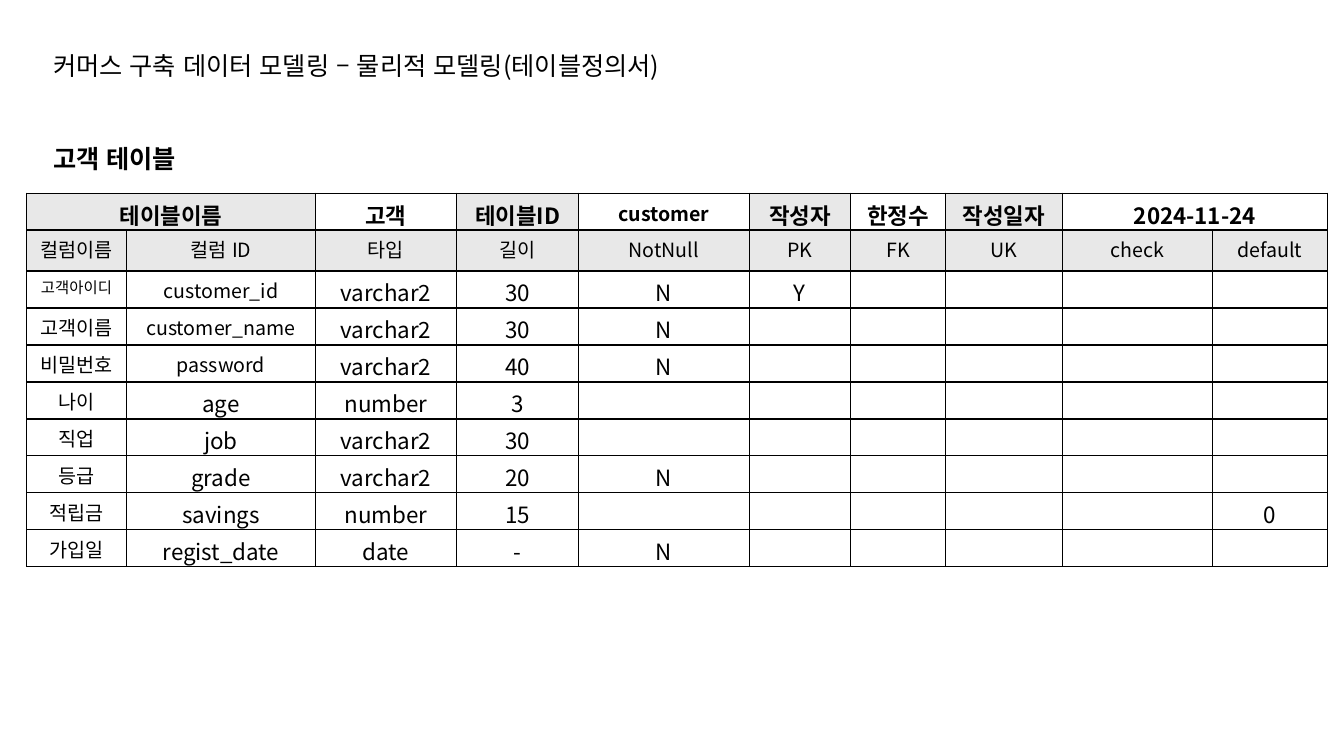
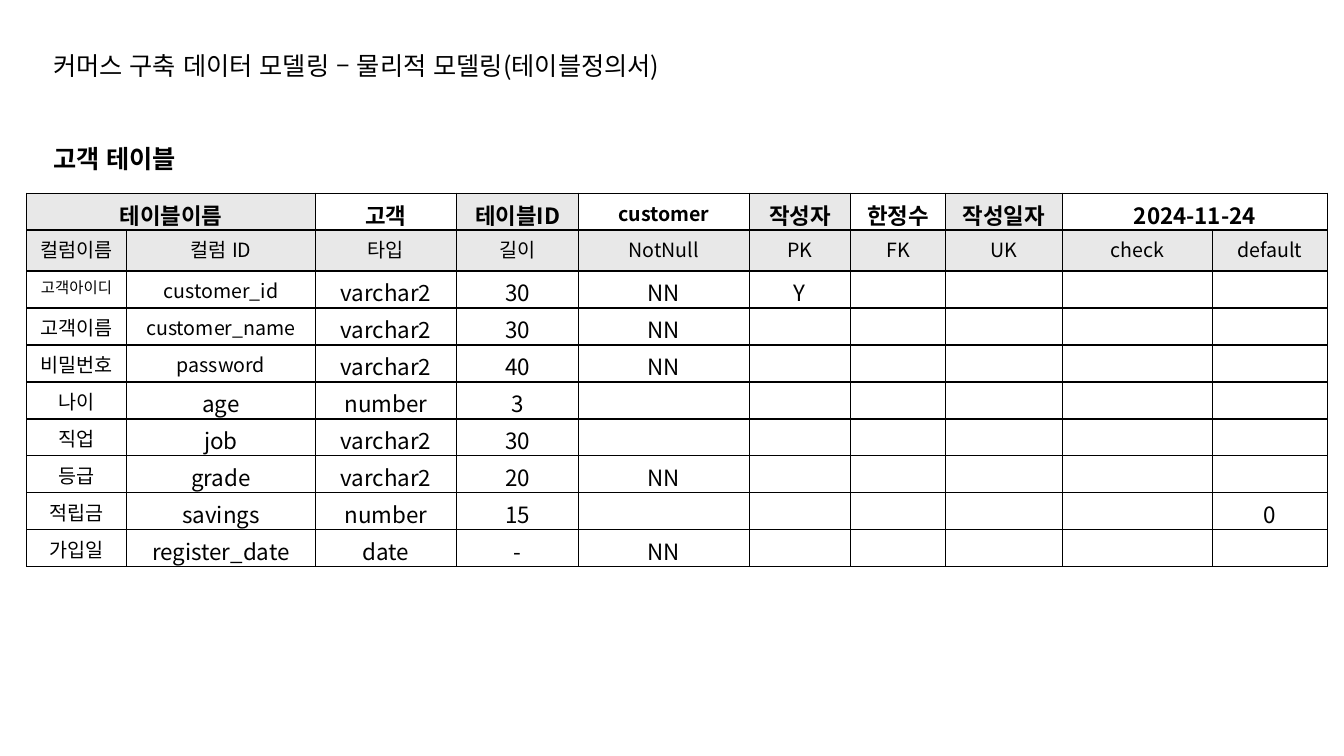
Before and after one commit to intrager/erd-practice, a slide deck: slide 4 of e-commerce/commerce.pptx. Drawn at 1344x756 pixels with LibreOffice and Linux fonts; fonts in the diff are those of the drawing. Boxes give left, top, right and bottom in pixels: in the first picture for what was removed or moved away, otherwise in the second. Text is boxed around its words. In the diff, an @@ line names an element or a change of style, - is before the commit and + after.

```diff
--- a/e-commerce/commerce.pptx
+++ b/e-commerce/commerce.pptx
@@ table at <box>27,194,1329,570</box> @@
-row 3, column 5: N
+row 3, column 5: NN
-row 4, column 5: N
+row 4, column 5: NN
-row 5, column 5: N
+row 5, column 5: NN
-row 8, column 5: N
+row 8, column 5: NN
-row 10, column 2: regist_date
+row 10, column 2: register_date
-row 10, column 5: N
+row 10, column 5: NN
```
Also in this commit, not shown: 2 other slides changed.
